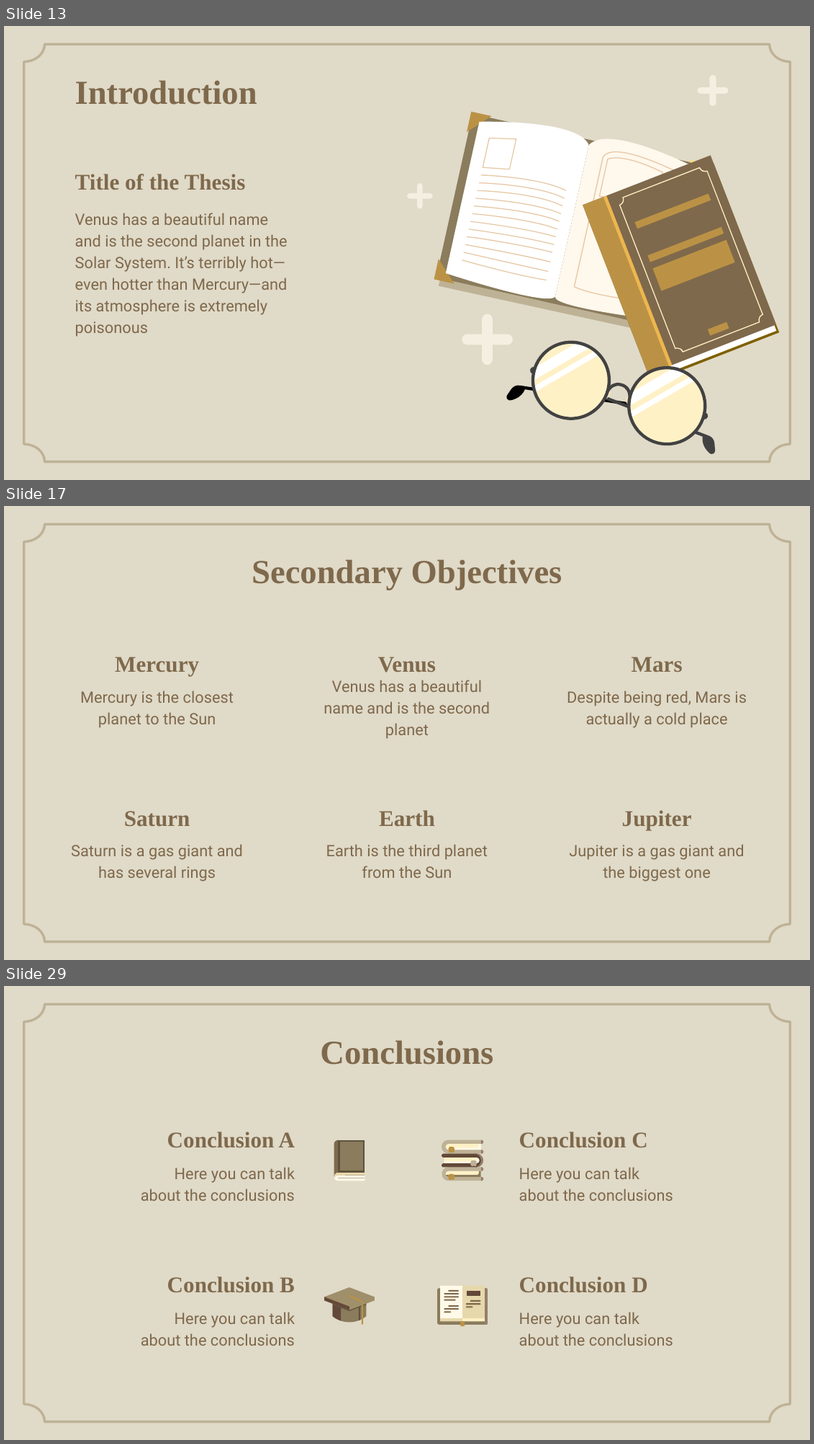
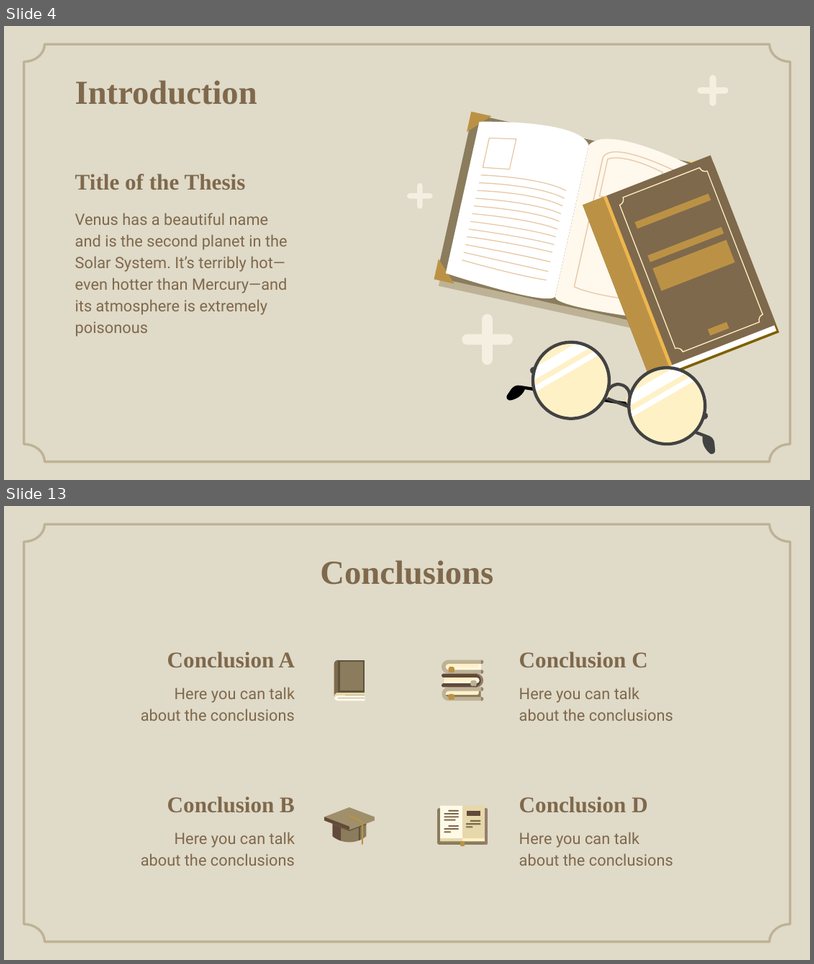
Before and after one commit to Andipstha/theFusion-Project-I, a slide deck: Documentation/LBMS_Presentation_2.pptx. Shown one above the other, each under a label of ours: slides 13, 17 and 29 before the commit, slides 4 and 13 after it; the slides between them are not shown. The pictures are 814x1444 and 814x964 pixels, drawn with LibreOffice and Linux fonts; fonts in the diff are those of the drawing; background and template pictures are left out. Boxes give left, top, right and bottom in pixels: in the first picture for what was removed or moved away, otherwise in the second. Text is boxed around its words. In the diff, an @@ line names an element or a change of style, - is before the commit and + after.

```diff
--- a/Documentation/LBMS_Presentation_2.pptx
+++ b/Documentation/LBMS_Presentation_2.pptx
@@ slide 17 removed at (4, 506, 810, 960), background #E0DAC8; not listed: 1 template element that a slide beside it also shows @@
@@ title removed at (252, 559, 563, 590) @@
-Secondary Objectives
@@ title removed at (115, 656, 199, 676) @@
-Mercury
@@ title removed at (378, 656, 436, 672) @@
-Venus
@@ title removed at (632, 656, 683, 672) @@
-Mars
@@ subtitle removed at (80, 690, 234, 728) @@
-Mercury is the closest planet to the Sun
@@ subtitle removed at (324, 680, 490, 739) @@
-Venus has a beautiful name and is the second planet
@@ subtitle removed at (567, 690, 747, 728) @@
-Despite being red, Mars is actually a cold place
@@ title removed at (124, 811, 190, 826) @@
-Saturn
@@ title removed at (379, 810, 435, 826) @@
-Earth
@@ title removed at (622, 810, 692, 830) @@
-Jupiter
@@ subtitle removed at (71, 844, 243, 881) @@
-Saturn is a gas giant and has several rings
@@ subtitle removed at (327, 844, 488, 878) @@
-Earth is the third planet from the Sun
@@ subtitle removed at (569, 844, 744, 881) @@
-Jupiter is a gas giant and the biggest one
@@ what was slide 13 is now slide 4 @@
@@ what was slide 29 is now slide 13 @@
```
Also in this commit, not shown: 4 slides changed, 3 slides added, 22 other slides removed, 3 other files.
